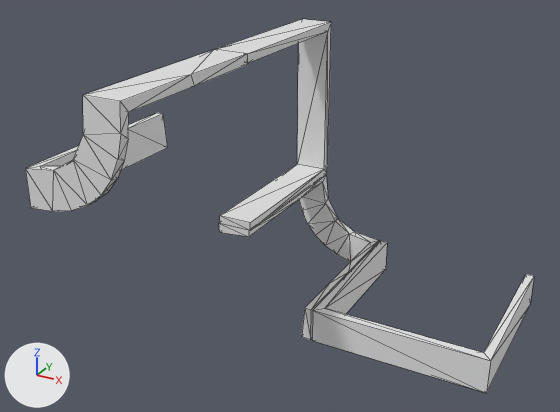
Two versions of the OBJ model data/bmc/SET_4W2C/t_440.obj, one commit apart.
Camera for both pictures: a 50 mm camera at (0.824, -1.688, 0.94) aimed at (-0.083, -0.038, 0.115). Arrows for +X, +Y and +Z are at lower left; the lights stay in place. Mesh edges are drawn as thin lines. Where no turn or scale is listed for an object, it has been applied to the vertices.

Names of what the first picture shows: 't_440'.
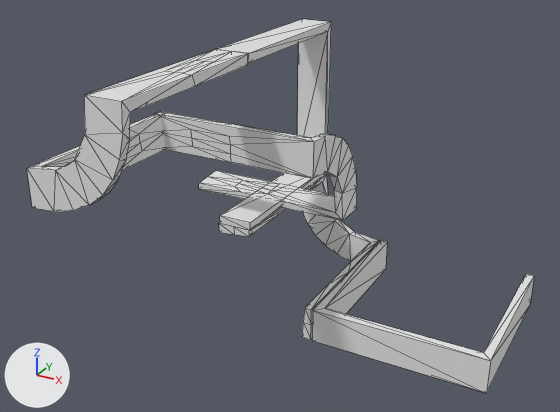
Pixel boxes [x1, y1, x2, y2] of what changed, in the pictures (560 x 412 px):
't_440', reshaped
    before: [25, 19, 534, 393]
    after: [27, 19, 534, 393]
part 1 of me_t_440, rebuilt
    before: [25, 50, 247, 211]
    after: [27, 50, 249, 211]
part 2 of me_t_440, added
    after: [156, 112, 357, 221]
part 3 of me_t_440, built on
    both: [219, 223, 379, 340]

The change, as a list of edits to the scene's bpy script:
```text
Change me_t_440:
    used by ob_t_440; location = (0.0, 0.0, 0.0)
    remove me_t_440.from_pydata(...)  # 120 vertices, 224 faces; spans x -0.5..0.5, y -0.5..0.5, z -0.3..0.5
    add me_t_440.from_pydata(...)  # 248 vertices, 476 faces; spans x -0.5..0.5, y -0.5..0.5, z -0.3..0.501
    me_t_440 part 1: the loose piece of 44 vertices spanning x -0.5..-0.2, y -0.5..0.0, z 0.2..0.5 is rebuilt with 72 vertices and now spans x -0.496..-0.196, y -0.5..0.0, z 0.201..0.501
    me_t_440 part 2: a new loose piece of 72 vertices spanning x -0.5..0.0, y -0.014..0.286, z 0.0..0.3
    me_t_440 part 3
    20 faces are deleted
    16 vertices are added at x -0.279..-0.004, y 0.0..0.25, z -0.274..0.001
    6 new vertices lie (0.0, 0.125, 0.0) away from vertices in x -0.279..-0.004, y 0.0..0.125, z -0.274..0.001
    6 new vertices lie (0.0, 0.118, 0.0) away from vertices in x -0.278..-0.027, y 0.119, z -0.273..-0.022
    76 new faces join them
```
